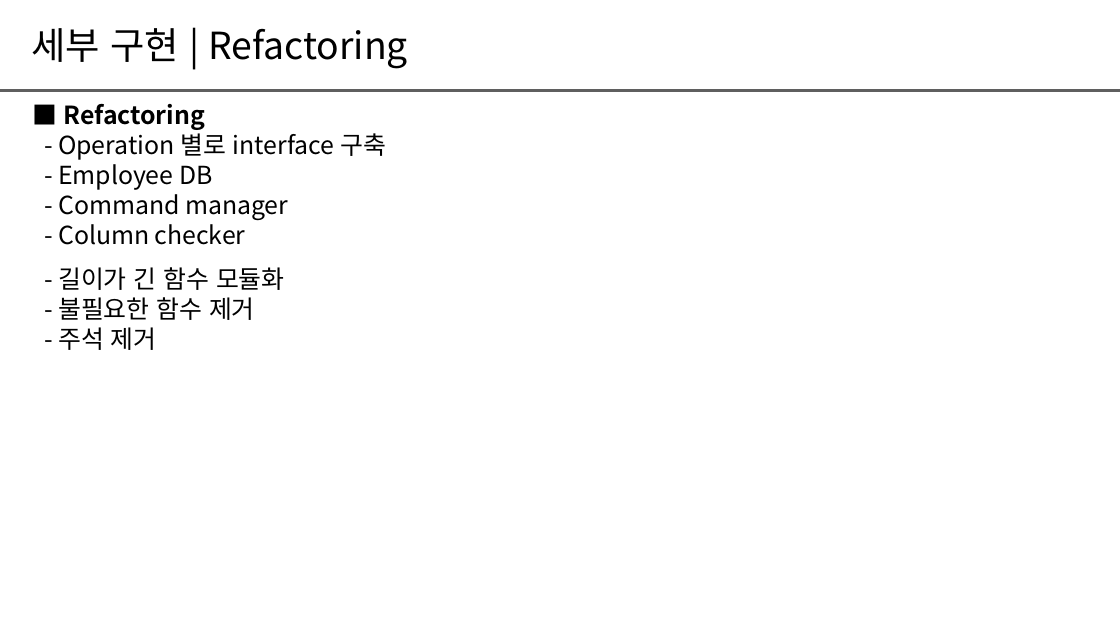
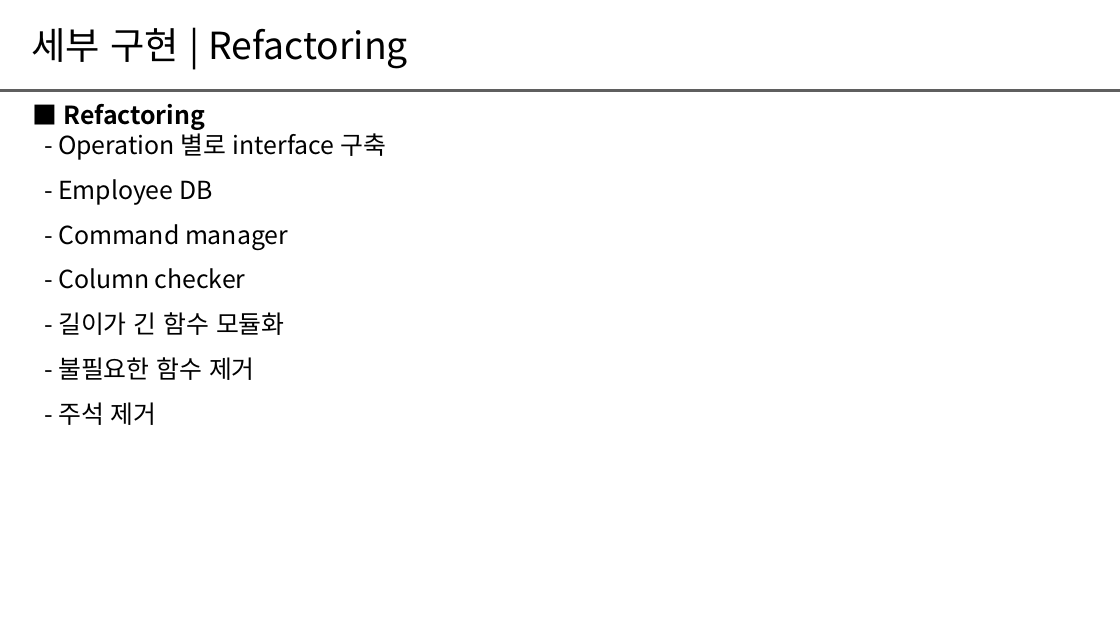
Before and after one commit to dongyub1015/Hit, a slide deck: slide 11 of Doc/CRA팀프로젝트_22년_9차_H팀_Hit.pptx. Drawn at 1120x630 pixels with LibreOffice and Linux fonts; fonts in the diff are those of the drawing. Boxes give left, top, right and bottom in pixels: in the first picture for what was removed or moved away, otherwise in the second. Text is boxed around its words. In the diff, an @@ line names an element or a change of style, - is before the commit and + after.

```diff
--- a/Doc/CRA팀프로젝트_22년_9차_H팀_Hit.pptx
+++ b/Doc/CRA팀프로젝트_22년_9차_H팀_Hit.pptx
@@ text at (58,179,288,425): line spacing 1 to 1.5 @@
```
Also in this commit, not shown: 5 other slides changed, 2 slides added, 1 slide removed.
